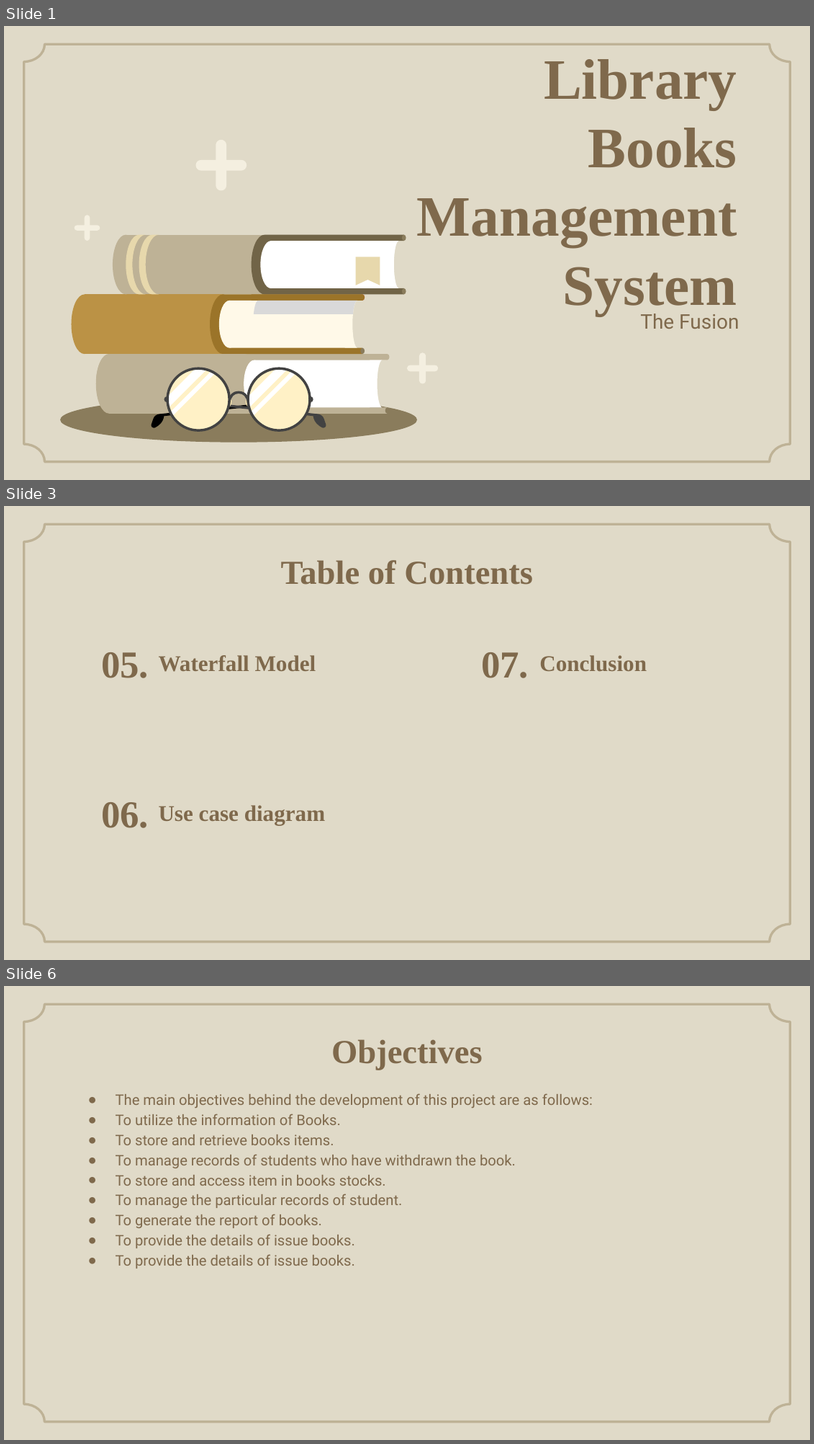
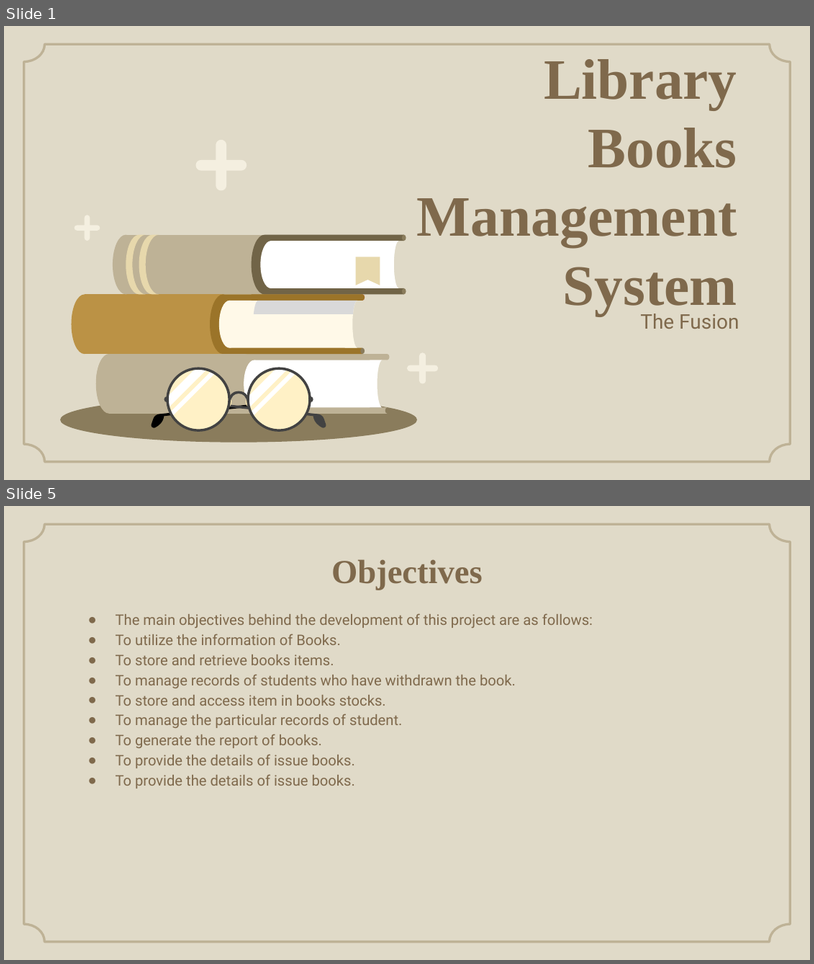
Before and after one commit to Andipstha/theFusion-Project-I, a slide deck: Documentation/LBMS_Presentation_2.pptx. Shown one above the other, each under a label of ours: slides 1, 3 and 6 before the commit, slides 1 and 5 after it; the slides between them are not shown. The pictures are 814x1444 and 814x964 pixels, drawn with LibreOffice and Linux fonts; fonts in the diff are those of the drawing; background and template pictures are left out. Boxes give left, top, right and bottom in pixels: in the first picture for what was removed or moved away, otherwise in the second. Text is boxed around its words. In the diff, an @@ line names an element or a change of style, - is before the commit and + after.

```diff
--- a/Documentation/LBMS_Presentation_2.pptx
+++ b/Documentation/LBMS_Presentation_2.pptx
@@ slide 3 removed at (x1=4, y1=506, x2=810, y2=960), background #E0DAC8; not listed: 1 template element that a slide beside it also shows @@
@@ title removed at (x1=281, y1=560, x2=533, y2=584) @@
-Table of Contents
@@ title removed at (x1=101, y1=652, x2=149, y2=678) @@
-05.
@@ title removed at (x1=159, y1=655, x2=316, y2=672) @@
-Waterfall Model
@@ title removed at (x1=481, y1=652, x2=529, y2=678) @@
-07.
@@ title removed at (x1=540, y1=655, x2=647, y2=672) @@
-Conclusion
@@ title removed at (x1=101, y1=802, x2=149, y2=828) @@
-06.
@@ title removed at (x1=159, y1=805, x2=325, y2=825) @@
-Use case diagram
@@ what was slide 6 is now slide 5 @@
```
Also in this commit, not shown: 6 slides changed, 2 other slides removed, 36 other files.
